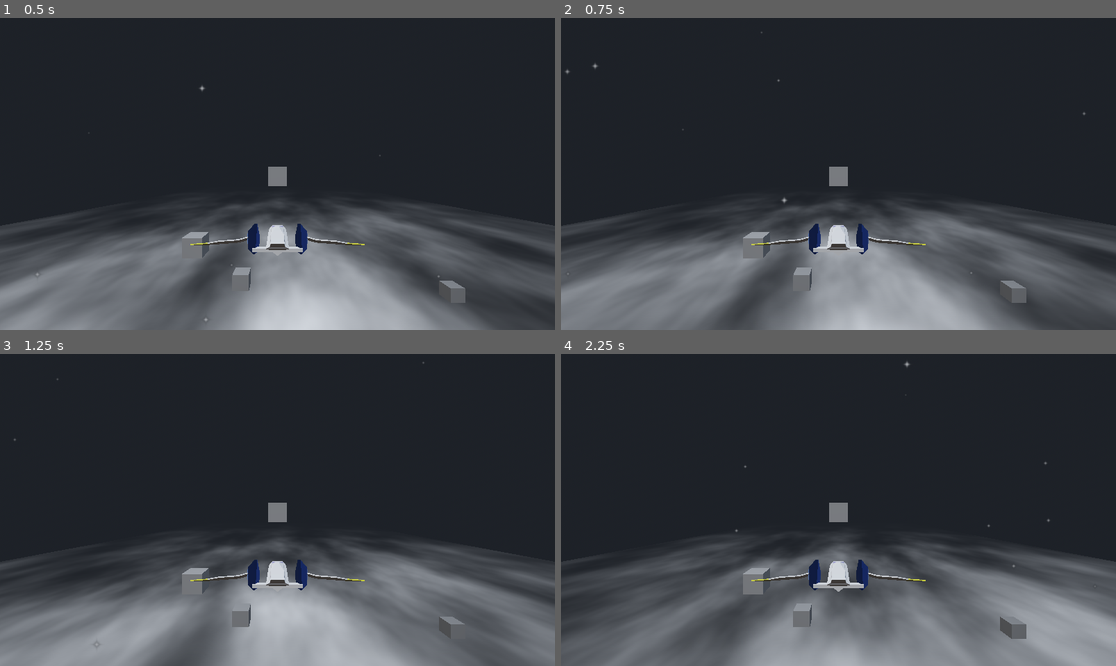
Above: before the commit, frames 1-4 (two rows, left to right).
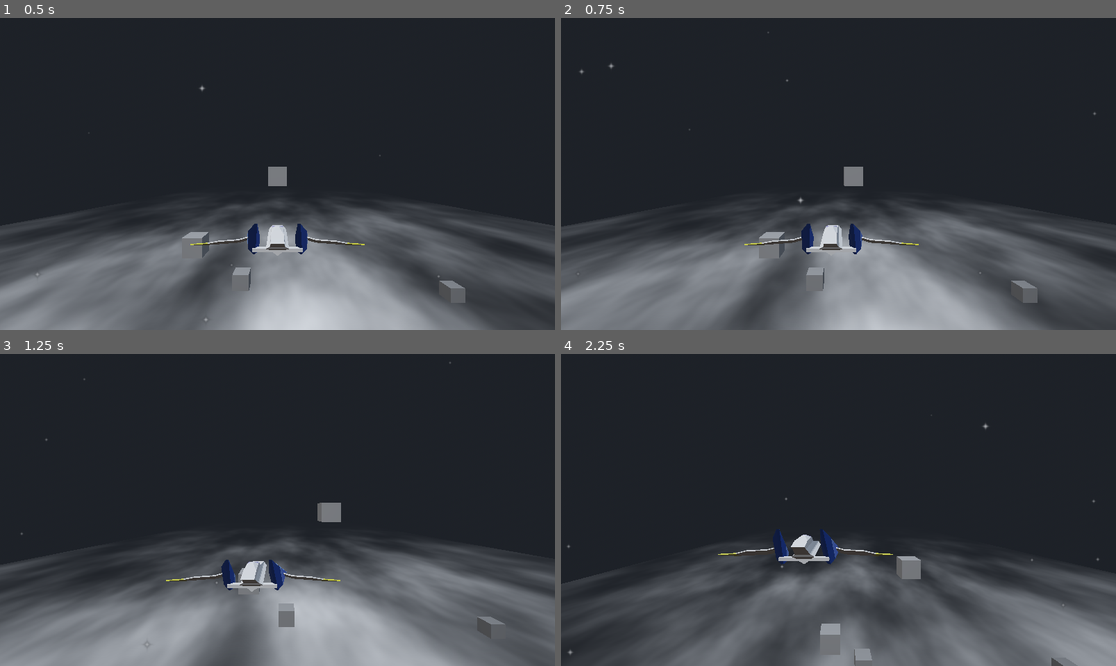
Above: after the commit, the same moments.

Repository: rk3026/ShipGame
Game: Godot game, scene res://Scenes/gameplay.tscn
Two runs of this game, one before a commit and one after it. Both use one fixed random seed, a clock stepped at 60 frames per second and the inputs below.
Inputs:
- Up to frame 1 (0.5 s): no input
- Up to frame 2 (0.75 s): hold Right (ui_right) from 0.53 s (still down)
- Up to frame 3 (1.25 s): keep holding Right (ui_right)
- Up to frame 4 (2.25 s): release Right (ui_right) at 1.28 s; hold Down (ui_down) 1.28-2.03 s; hold Right (ui_right) from 2.03 s (still down)

Frame 1 is identical in both runs. In frame 2, 2.2% of the frame differs, in the area x 0-97%, y 4-100%; in frame 3, 10%; in frame 4, 21%, in the area x 0-100%, y 2-100%.
Error before the commit: Parse Error: Could not resolve external class member "enemies". (res://Scripts/player_controller.gd:7)

Commit message:
some changes

Diff:
--- a/Resources/Level.gd
+++ b/Resources/Level.gd
@@ -3,4 +3,4 @@
 
 @export var soundtrack : AudioStream
 #@export var environment : ????
-@export var enemies : Array[Enemy_Data]
+@export var enemies : Array[EnemyData]
--- /dev/null
+++ b/Resources/spawnManager.tscn
@@ -0,0 +1,6 @@
+[gd_scene load_steps=2 format=3 uid="uid://cxqf8uemxssh1"]
+
+[ext_resource type="Script" uid="uid://cbsqr1we2tj5o" path="res://Scenes/SpawnManager/spawn_manager.gd" id="1_3882p"]
+
+[node name="SpawnManager" type="Node"]
+script = ExtResource("1_3882p")
--- a/Scenes/LevelBuilder/level_builder.gd
+++ b/Scenes/LevelBuilder/level_builder.gd
@@ -1,5 +1,6 @@
 @tool
 extends Node3D
+
 
 @export var filename : String :
 	set(value):
@@ -10,6 +11,7 @@
 		test = value
 		notify_property_list_changed()
 @export var slider : float
+
 # Called when the node enters the scene tree for the first time.
 func _ready() -> void:
 	pass # Replace with function body.
@@ -19,6 +21,7 @@
 func _process(_delta: float) -> void:
 	pass
 
+
 func _set(property: StringName, value) -> bool:
 	print("_set() + %s" % property)
 	if property == &"fuck":
@@ -27,8 +30,10 @@
 		return true
 	return false
 
+
 func test_func() -> void:
 	print("FUCK!!!")
+
 
 func _validate_property(property: Dictionary) -> void:
 	match property.name:
@@ -42,6 +47,7 @@
 			property.hint = PROPERTY_HINT_RANGE
 			property.hint_string = "0,200,0.5"
 
+
 func _get_property_list() -> Array[Dictionary]:
 	var properties : Array[Dictionary] = []
 	if test:
--- a/Scenes/SpawnManager/spawnManager.tscn
+++ /dev/null
@@ -1,6 +0,0 @@
-[gd_scene load_steps=2 format=3 uid="uid://cxqf8uemxssh1"]
-
-[ext_resource type="Script" uid="uid://cbsqr1we2tj5o" path="res://Scenes/SpawnManager/spawn_manager.gd" id="1_x1jgb"]
-
-[node name="SpawnManager" type="Node"]
-script = ExtResource("1_x1jgb")
--- a/Scenes/SpawnManager/spawn_manager.gd
+++ b/Scenes/SpawnManager/spawn_manager.gd
@@ -1,8 +1,8 @@
 @tool
 extends Node
 
-@export_tool_button("check") var e = func():
-	pass
+@export_tool_button("check") var button_test = func():
+	print("FUCK")
 
 # Called when the node enters the scene tree for the first time.
 func _ready() -> void:
@@ -10,14 +10,13 @@
 
 
 # Called every frame. 'delta' is the elapsed time since the previous frame.
-func _process(delta: float) -> void:
+func _process(_delta: float) -> void:
 	pass
 
 func processEnemies(level : Level) -> void:
 	for e in level.enemies:
-
 		get_tree().create_timer(e.time_offset).timeout.connect(
-		func () :
+		func ():
 			var cpy = e
 			makeEnemy(cpy) # <----
 		)
--- /dev/null
+++ b/data/Levels/level1.tres
@@ -0,0 +1,8 @@
+[gd_resource type="Resource" script_class="Level" load_steps=3 format=3 uid="uid://cbexc5f3tclul"]
+
+[ext_resource type="Script" uid="uid://ccgt1mct8wp2q" path="res://Resources/Enemy_Data.gd" id="1_ihxg0"]
+[ext_resource type="Script" uid="uid://1ywco34pqc7x" path="res://Resources/Level.gd" id="2_5ukcy"]
+
+[resource]
+script = ExtResource("2_5ukcy")
+metadata/_custom_type_script = "uid://1ywco34pqc7x"
--- a/project.godot
+++ b/project.godot
@@ -15,6 +15,10 @@
 config/features=PackedStringArray("4.5", "GL Compatibility")
 config/icon="res://icon.svg"
 
+[autoload]
+
+SpawnManager="*res://Resources/spawnManager.tscn"
+
 [dotnet]
 
 project/assembly_name="ShipGame"
